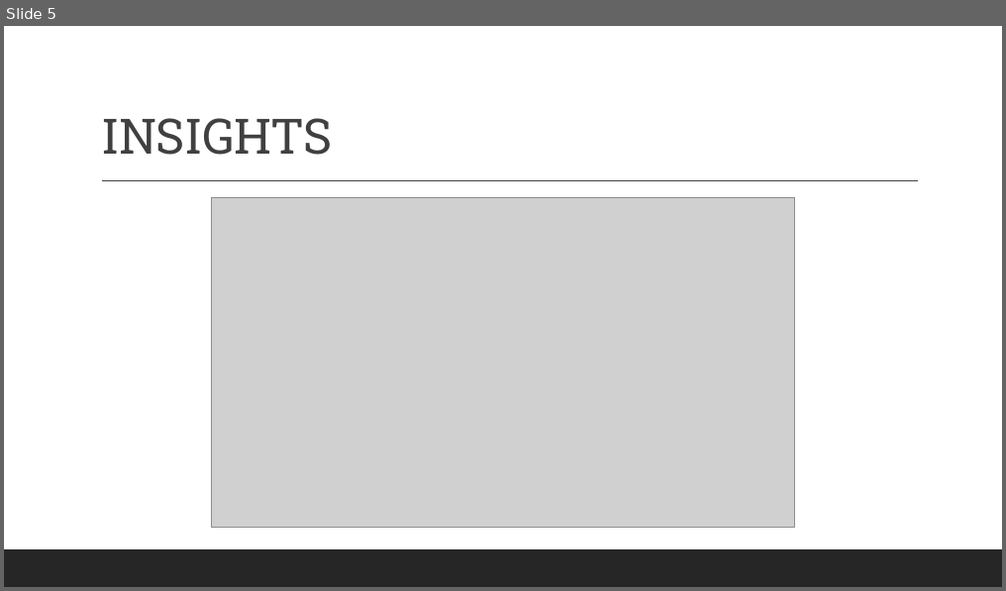
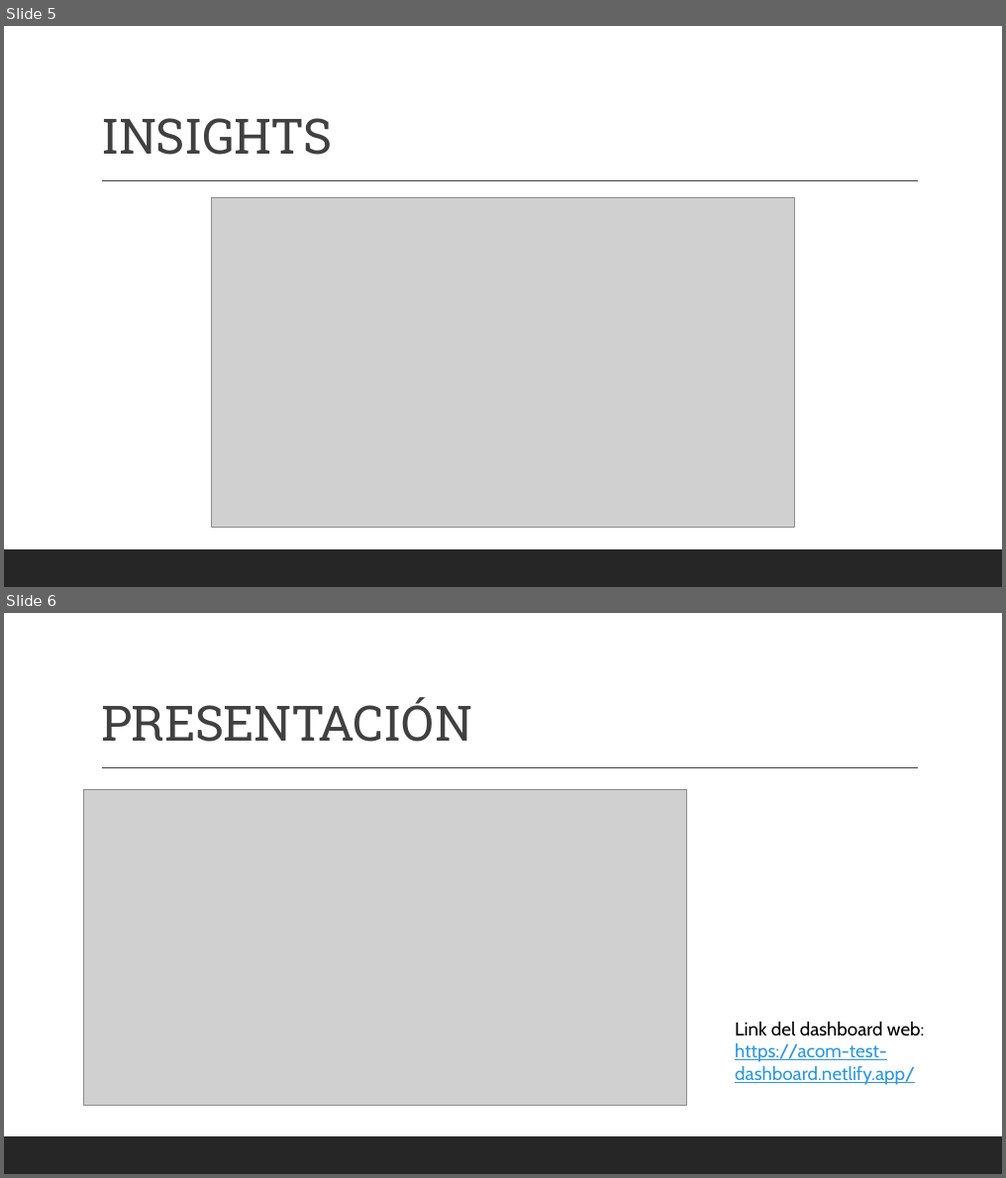
Before and after one commit to lucio-cornejo/acom-test, a slide deck: etapas-pipeline.pptx. Shown one above the other, each under a label of ours: slide 5 before the commit, slides 5 and 6 after it. The pictures are 1006x591 and 1006x1178 pixels, drawn with LibreOffice and Linux fonts; fonts in the diff are those of the drawing; grey boxes stand for pictures. Boxes give left, top, right and bottom in pixels: in the first picture for what was removed or moved away, otherwise in the second. Text is boxed around its words. In the diff, an @@ line names an element or a change of style, - is before the commit and + after.

```diff
--- a/etapas-pipeline.pptx
+++ b/etapas-pipeline.pptx
@@ slide 6 added at [4, 613, 1002, 1174], background #FFFFFF; not listed: 2 template elements that a slide beside it also shows @@
@@ title added at [101, 697, 473, 742], 47 pt, text #404040 @@
+PRESENTACIÓN
@@ picture added at [84, 790, 687, 1106] @@
@@ text added at [735, 1021, 925, 1085], 18 pt, text #2998E3, underline @@
+Link del dashboard web:
+https://acom-test-dashboard.netlify.app/
```
Also in this commit, not shown: 1 slide removed, 1 other file.
